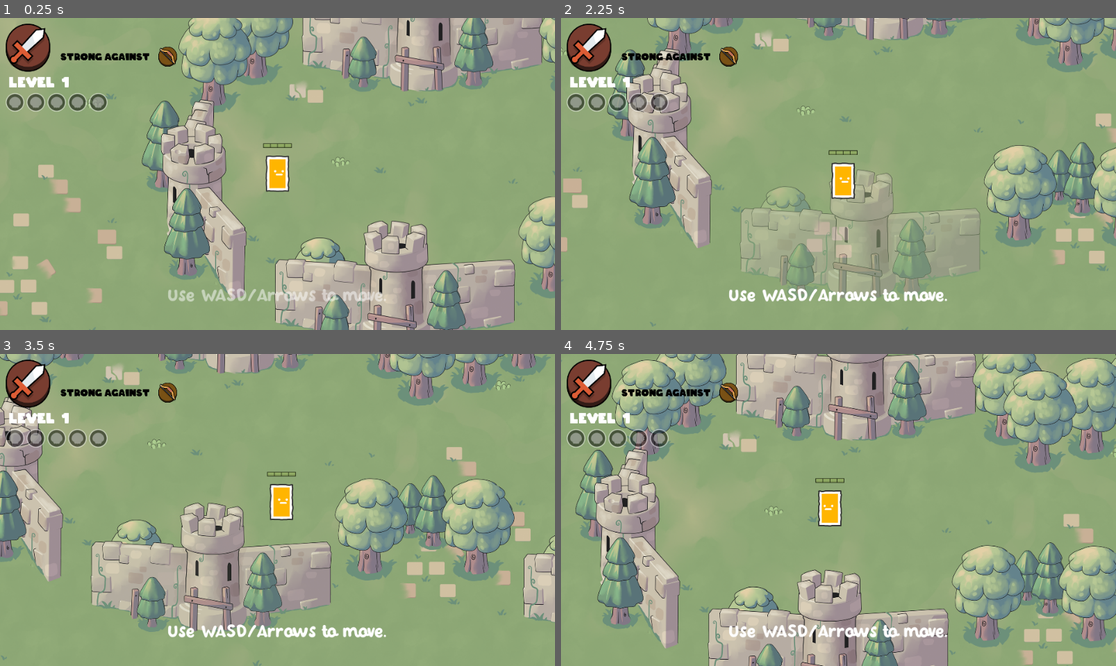
Above: before the commit, frames 1-4 (two rows, left to right).
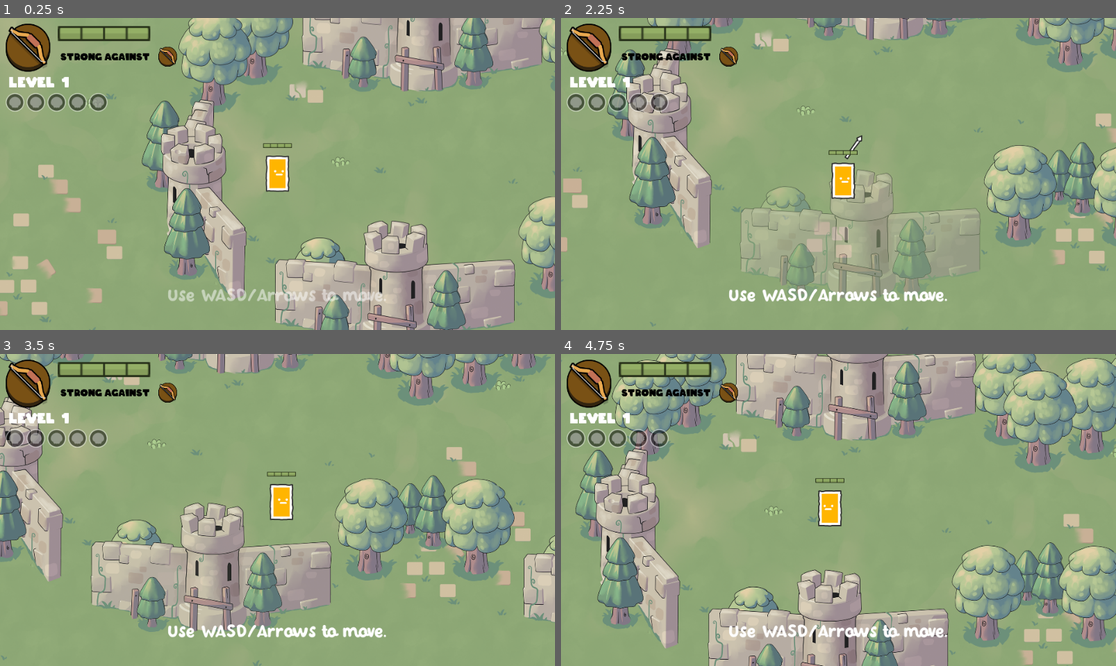
Above: after the commit, the same moments.

Repository: marcelo-souzaf/GTMK-Platypus
Game: Godot game, scene res://scenes/Game.tscn
Same seed, same stepped clock (60 frames per second), same inputs: the game is played once before the commit and once after it.
Inputs (mouse positions are in pixels of both pictures, inside the frame that each line leads up to):
- Up to frame 1 (0.25 s): no input
- Up to frame 2 (2.25 s): tap Enter at 0.5 s; move the mouse to (960, 158) at 0.52 s; hold D (move_right) 0.53-1.28 s; click (960, 158) at 0.6 s; move the mouse to (727, 189) at 1.27 s; hold S (move_down) 1.28-2.03 s; click (727, 189) at 1.35 s; move the mouse to (894, 105) at 2.02 s; hold D (move_right) from 2.03 s (still down); click (894, 105) at 2.1 s
- Up to frame 3 (3.5 s): move the mouse to (249, 572) at 2.77 s; release D (move_right) at 2.78 s; hold W (move_up) from 2.78 s (still down); click (249, 572) at 2.85 s
- Up to frame 4 (4.75 s): move the mouse to (1005, 556) at 3.52 s; release W (move_up) at 3.53 s; hold A (move_left) from 3.53 s (still down); click (1005, 556) at 3.6 s; move the mouse to (672, 463) at 4.27 s; click (672, 463) at 4.35 s

The runs differ from the first frame. In frame 1, 1.4% of the frame differs, in the area x 1-28%, y 2-17%; in frame 2, 1.6%; in frame 3, 1.5%; in frame 4, 1.7%.

Commit message:
HUD

Diff:
--- a/scenes/Game.tscn
+++ b/scenes/Game.tscn
@@ -826,22 +826,18 @@
 [node name="Enemy" parent="Enemies" instance=ExtResource( 2 )]
 position = Vector2( -1797, -2134 )
 class_ = null
-tutorial = null
 
 [node name="Enemy2" parent="Enemies" instance=ExtResource( 2 )]
 position = Vector2( -280, -1858 )
 class_ = 1
-tutorial = null
 
 [node name="Enemy3" parent="Enemies" instance=ExtResource( 2 )]
 position = Vector2( -894, -1587 )
 class_ = 2
-tutorial = null
 
 [node name="Enemy4" parent="Enemies" instance=ExtResource( 2 )]
 position = Vector2( 293, -1494 )
 class_ = null
-tutorial = null
 
 [node name="AreaMessagers" type="Node" parent="."]
 
--- a/scenes/Player.tscn
+++ b/scenes/Player.tscn
@@ -43,4 +43,4 @@
 wait_time = 0.4
 one_shot = true
 
-[connection signal="timeout" from="CooldownTimer" to="." method="_on_CooldownTimer_timeout"]
+[connection signal="timeout" from="Invulnerability" to="." method="_on_Invulnerability_timeout"]
--- a/scripts/HUD.gd
+++ b/scripts/HUD.gd
@@ -3,9 +3,7 @@
 const empty = preload("res://assets/ui/Icon_Kill_Empty_32.png")
 const full = preload("res://assets/ui/Icon_Kill_Full_32.png")
 
-onready var icon = $Stats/Icon
 onready var kills = $Stats/Kills
-onready var level = $Stats/Level
 onready var strength = $Stats/Strength
 onready var strength_icon = $Stats/StrengthIcon
 
@@ -14,9 +12,11 @@
 var health_bar: Node2D
 
 func init(health_bar_: Node2D):
+	$Stats.add_child(health_bar_)
+	health_bar_.init(Game.player)
+	health_bar_.position = Vector2(140, 110)
+	health_bar_.get_node("Bar").rect_scale = Vector2(1.6, 1.6)
 	self.health_bar = health_bar_
-	$Stats.add_child(health_bar)
-	health_bar.init(Game.player)
 
 func _ready():
 	slot = kills.get_child(0).duplicate(false)
@@ -35,11 +35,10 @@
 		kills.add_child(new_slot)
 
 func update_stats(class_: int):
-	return
-	icon.texture = Classes.icons[class_]
+	$Stats/Icon.texture = Classes.icons[class_]
 	var strong_against = Classes.weakness.find(class_)
 	strength_icon = Classes.icons[strong_against]
 
-	level.text = "Level  %d" % Game.player_level
+	$Stats/Level.text = "Level  %d" % Game.player_level
 	if Game.score > 0:
 		kills.get_child(Game.score - 1).texture = full
--- a/scripts/entity.gd
+++ b/scripts/entity.gd
@@ -3,8 +3,8 @@
 
 onready var sprite = $AnimatedSprite
 onready var cooldown = $CooldownTimer
+export var class_: int
 var health_bar = null
-export var class_: int
 
 var health: int = 100
 var max_health: int = 100
@@ -12,7 +12,6 @@
 var acceleration: int
 var sight_radius: int
 var is_player := false
-var on_cooldown := false
 
 var lin_speed := Vector2.ZERO
 
@@ -21,7 +20,6 @@
 	create_health_bar()
 
 func attack(direction: Vector2):
-	on_cooldown = true
 	cooldown.start(Classes.attack_cooldown[class_])
 	var attack = Classes.attacks[class_].instance()
 	attack.position = self.position
@@ -29,7 +27,6 @@
 	Game.attacks_container.add_child(attack)
 
 func take_damage(amount: int, attacker_class: int):
-	print("Hit")
 	var weakness: int = Classes.weakness[class_]
 	# Doubles the damage if the entity is weak against the attacker's class
 	health -= amount * (1 + int(weakness == attacker_class or weakness == Classes.All))
--- a/scripts/game.gd
+++ b/scripts/game.gd
@@ -40,7 +40,7 @@
 	game = game_node
 	player = player_node
 	ui = game.get_node("HUD")
-	# ui.init(health_bar_scene.instance())
+	ui.init(health_bar_scene.instance())
 
 func _ready():
 	set_physics_process(false)
@@ -95,6 +95,7 @@
 	player.update_stats()
 
 	player.health_bar.init(player)
+	ui.health_bar.init(player)
 	spawn_particles(player.position)
 	player.position = enemy.position
 	player.lin_speed = enemy.lin_speed
--- a/scripts/health_bar.gd
+++ b/scripts/health_bar.gd
@@ -1,13 +1,11 @@
 extends Node2D
 
-onready var bar = $Bar
-
 func init(entity):
-	bar.texture_over = Classes.bars_front[entity.class_]
-	bar.texture_progress = Classes.bars_mid[entity.class_]
-	bar.texture_under = Classes.bars_back[entity.class_]
+	$Bar.texture_over = Classes.bars_front[entity.class_]
+	$Bar.texture_progress = Classes.bars_mid[entity.class_]
+	$Bar.texture_under = Classes.bars_back[entity.class_]
 	update_bar(entity)
 
 func update_bar(entity):
-	bar.max_value = entity.max_health
-	bar.value = entity.health
+	$Bar.max_value = entity.max_health
+	$Bar.value = entity.health
--- a/scripts/player.gd
+++ b/scripts/player.gd
@@ -8,7 +8,7 @@
 
 func _physics_process(delta):
 	# Attack
-	if Input.is_action_just_pressed("attack") and not on_cooldown:
+	if Input.is_action_just_pressed("attack") and cooldown.is_stopped():
 		var direction = get_global_mouse_position() - position
 		self.attack(direction)
 
@@ -43,7 +43,7 @@
 	if not $Invulnerability.is_stopped():
 		return
 	.take_damage(amount, attacker_class)
-	# Game.ui.health_bar.update_bar(self)
+	Game.ui.health_bar.update_bar(self)
 
 	if self.health <= 0:
 		Game.game_over()
